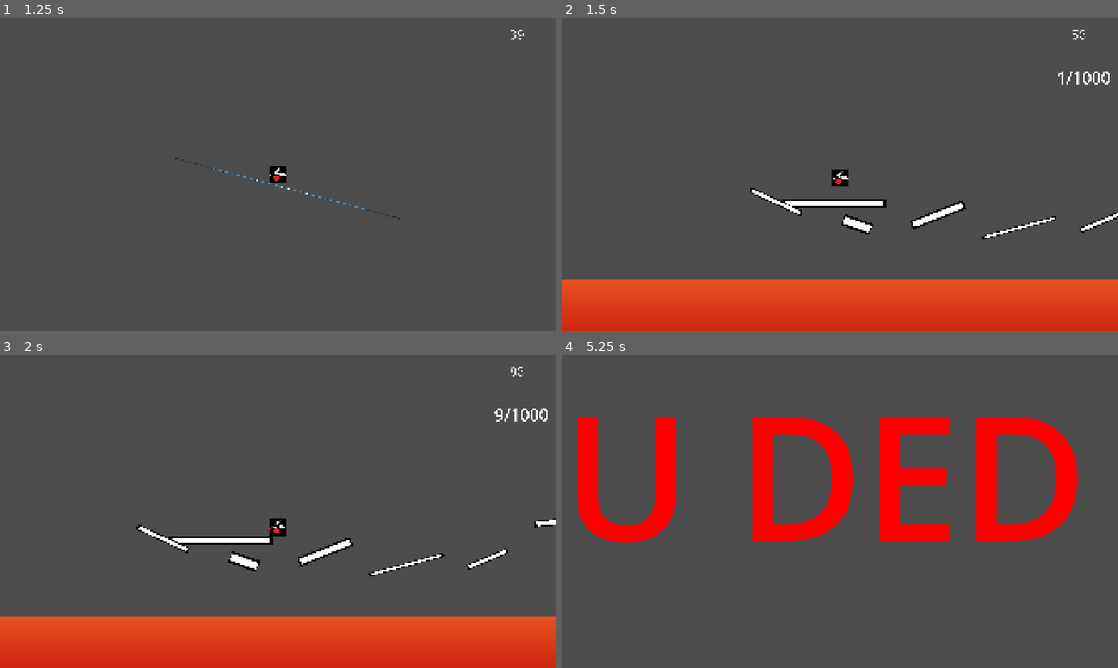
Above: before the commit, frames 1-4 (two rows, left to right).
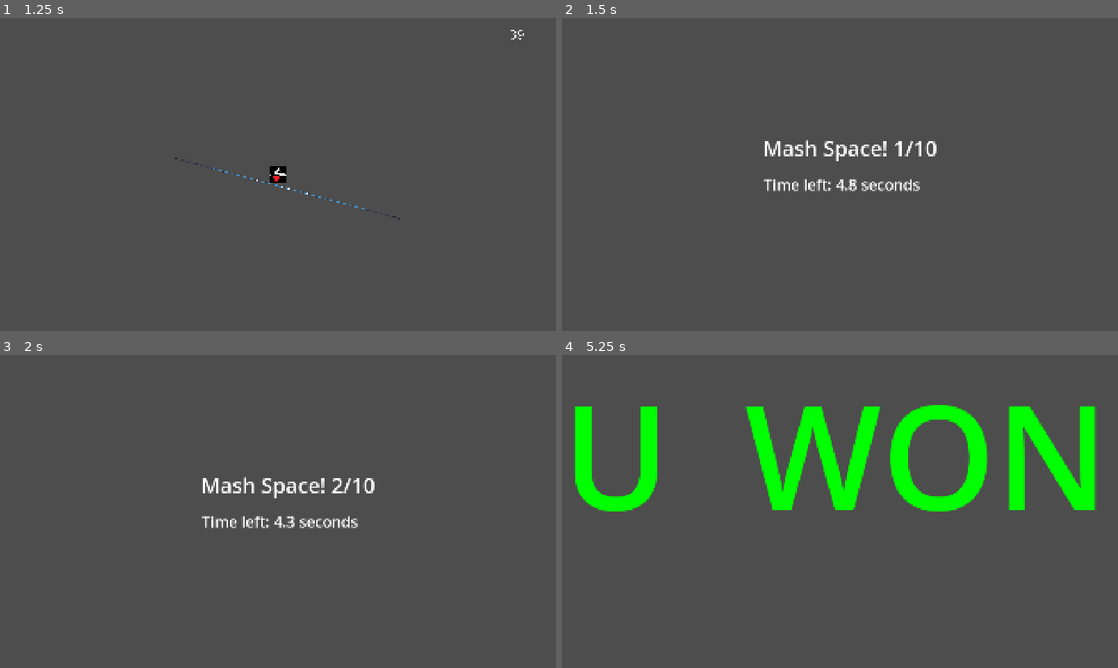
Above: after the commit, the same moments.

Repository: Saniccxx/gmtk-jam
Game: Godot game, scene res://scenes/main_menu/main_menu.tscn
The game is run twice, just before and just after one commit, with the same random seed, the same clock (stepped at 60 frames per second) and the same inputs. The engine's default icon, where the game draws it, is replaced by a stand-in: a white triangle on a blue panel in a dark square.
Inputs (mouse positions are in pixels of both pictures, inside the frame that each line leads up to):
- Up to frame 1 (1.25 s): click "PLAY" at 0.5 s
- Up to frame 2 (1.5 s): tap Enter (accept) at 1.25 s; move the mouse to (962, 158) at 1.27 s; hold D (move_right) from 1.28 s (still down); hold Enter (accept) from 1.28 s (still down); click (962, 158) at 1.42 s
- Up to frame 3 (2 s): keep holding D (move_right); keep holding Enter (accept); tap Space (jump) at 1.52 s
- Up to frame 4 (5.25 s): move the mouse to (728, 527) at 2.02 s; release Enter (accept) at 2.03 s; tap Enter (accept) at 2.1, 3.05, 3.8, 5.1 s; tap Space (jump) at 2.27, 3.77, 4.52 s; move the mouse to (895, 442) at 2.77 s; release D (move_right) at 2.78 s; hold A (move_left) 2.78-3.53 s; hold Ctrl (slide) 2.78-3.53 s; move the mouse to (812, 574) at 3.52 s; hold D (move_right) 3.53-5.03 s; tap Alt at 3.6 s; click (812, 574) at 3.67 s; move the mouse to (1006, 558) at 4.27 s; hold Enter (accept) 4.28-5.03 s; tap Shift at 4.35 s; move the mouse to (673, 464) at 5.02 s; hold A (move_left) from 5.03 s (still down)

Frame 1 is identical in both runs. In frame 2, 19% of the frame differs, in the area x 0-100%, y 3-100%; in frame 3, 20%; in frame 4, 22%, in the area x 2-97%, y 16-60%.

Commit message:
clicker minigame

Diff:
--- /dev/null
+++ b/scenes/clicker/clicker_display.gd
@@ -0,0 +1,27 @@
+extends Node2D
+
+var clicks_needed: int = 10
+var current_clicks: int = 0
+@onready var timer: Timer = $Timer
+@onready var label: Label = $Label
+@onready var labeltimer: Label = $Label2
+
+func _ready() -> void:
+	timer.one_shot = true
+	timer.timeout.connect(_on_timer_timeout)
+	timer.start(5.0)
+
+func _process(_delta: float) -> void:
+	labeltimer.text = "Time left: %.1f seconds" % max(0.0, timer.time_left)
+
+func _unhandled_input(event: InputEvent) -> void:
+	if event.is_action_pressed("accept"):
+		current_clicks += 1
+		label.text = "Mash Space! %d/%d" % [current_clicks, clicks_needed]
+
+		if current_clicks >= clicks_needed:
+			get_tree().change_scene_to_file("res://scenes/parkour/winner_display.tscn")
+
+func _on_timer_timeout() -> void:
+	if current_clicks < clicks_needed:
+		get_tree().change_scene_to_file("res://scenes/parkour/death_display.tscn")
--- /dev/null
+++ b/scenes/clicker/clicker_display.tscn
@@ -0,0 +1,30 @@
+[gd_scene format=3 uid="uid://b7h7tno488lfd"]
+
+[ext_resource type="Script" uid="uid://mmarpsanxk6d" path="res://scenes/clicker/clicker_display.gd" id="1_h0a4l"]
+
+[sub_resource type="LabelSettings" id="LabelSettings_h0a4l"]
+font_size = 72
+
+[sub_resource type="LabelSettings" id="LabelSettings_d6qnb"]
+font_size = 52
+
+[node name="ClickerDisplay" type="Node2D" unique_id=894052617]
+script = ExtResource("1_h0a4l")
+
+[node name="Timer" type="Timer" parent="." unique_id=896751480]
+
+[node name="Label" type="Label" parent="." unique_id=81220069]
+offset_left = 694.0
+offset_top = 400.0
+offset_right = 1113.0
+offset_bottom = 793.0
+text = "Click SPACE!"
+label_settings = SubResource("LabelSettings_h0a4l")
+
+[node name="Label2" type="Label" parent="." unique_id=705496741]
+offset_left = 697.0
+offset_top = 539.0
+offset_right = 909.0
+offset_bottom = 611.0
+text = "time left"
+label_settings = SubResource("LabelSettings_d6qnb")
--- a/scenes/map/map_display.gd
+++ b/scenes/map/map_display.gd
@@ -6,10 +6,16 @@
 	get_node("MapPlayer").position = global.map_pos
 	pass
 
-func change_scene(go_to):
+var minigames = [
+	"res://scenes/parkour/parkour_display.tscn",
+    "res://scenes/clicker/clicker_display.tscn"
+]
+func change_scene_random():
 	global.map_pos = get_node("MapPlayer").position
-	get_tree().change_scene_to_file(go_to)
+	var random_game = minigames[randi() % minigames.size()]
+	get_tree().change_scene_to_file(random_game)
+
 # Called every frame. 'delta' is the elapsed time since the previous frame.
 func _process(delta: float) -> void:
 	if Input.is_action_just_pressed("accept"):
-		change_scene("res://scenes/parkour/parkour_display.tscn")
+		change_scene_random()
--- a/scenes/parkour/parkour_display.tscn
+++ b/scenes/parkour/parkour_display.tscn
@@ -76,10 +76,10 @@
 script = ExtResource("3_tyibk")
 
 [node name="distance_label" type="Label" parent="Camera2D" unique_id=1172696997]
-offset_left = 3737.0
-offset_top = -1871.0
-offset_right = 4195.0
-offset_bottom = -1417.0
+offset_left = 3083.0
+offset_top = -1889.0
+offset_right = 3541.0
+offset_bottom = -1435.0
 label_settings = SubResource("LabelSettings_1yfpb")
 script = ExtResource("4_1yfpb")
 
--- a/scenes/parkour/winner_display.tscn
+++ b/scenes/parkour/winner_display.tscn
@@ -1,13 +1,13 @@
 [gd_scene format=3 uid="uid://cc6xltfbf3qoj"]
 
 [sub_resource type="LabelSettings" id="LabelSettings_ndusb"]
-font_size = 600
+font_size = 500
 font_color = Color(0, 1, 0, 1)
 
 [node name="DeathDisplay" type="Node2D" unique_id=542092148]
 
 [node name="Label" type="Label" parent="." unique_id=1907093]
-offset_right = 40.0
-offset_bottom = 23.0
+offset_right = 2267.0
+offset_bottom = 818.0
 text = "U  WON"
 label_settings = SubResource("LabelSettings_ndusb")
Not shown, added: scenes/clicker/clicker_display.gd.uid
